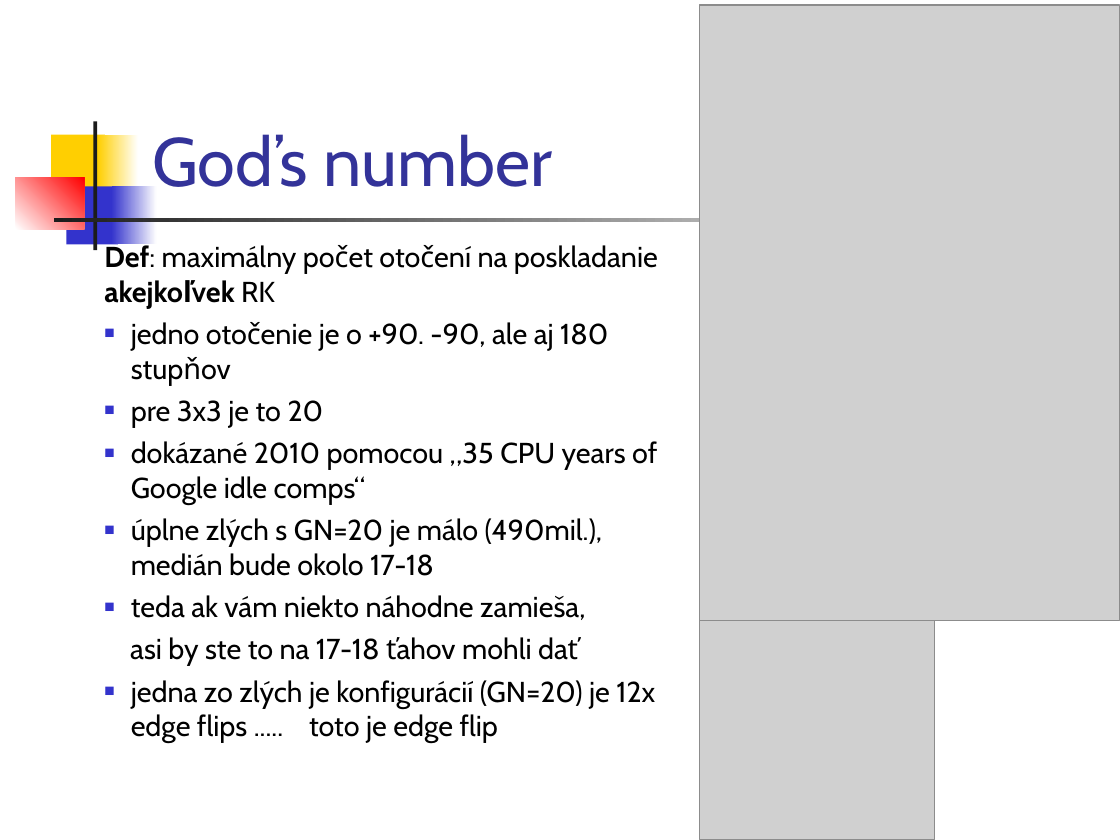
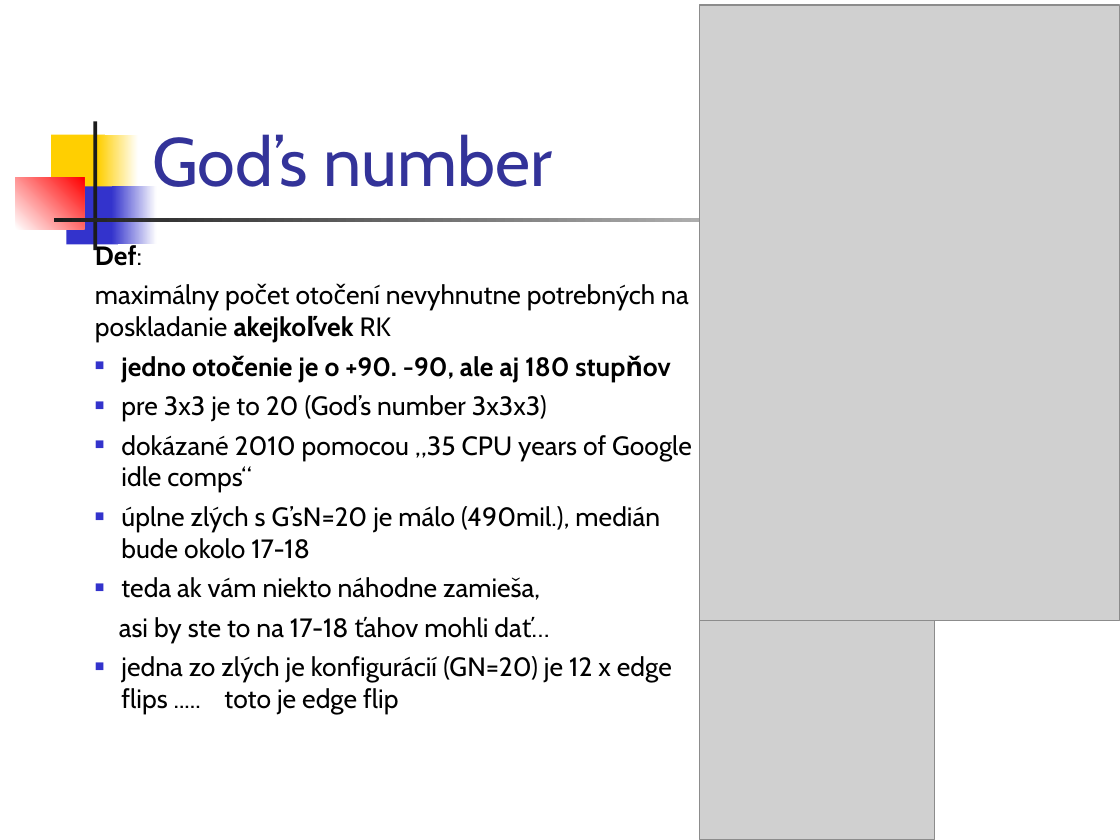
Before and after one commit to paradigmy/Kod, a slide deck: slide 6 of CV09/Rubik.ppt. Drawn at 1120x840 pixels with LibreOffice and Linux fonts; fonts in the diff are those of the drawing; grey boxes stand for pictures. Boxes give left, top, right and bottom in pixels: in the first picture for what was removed or moved away, otherwise in the second. Text is boxed around its words. In the diff, an @@ line names an element or a change of style, - is before the commit and + after.

```diff
--- a/CV09/Rubik.ppt
+++ b/CV09/Rubik.ppt
@@ text "Def:": place and size @@
-text "Def:" at [104,243,658,743]
+text "Def:" at [95,243,692,714]
@@ text at [95,243,688,342]: text changed; size 18.5 to 17 pt @@
-Def: maximálny počet otočení na poskladanie akejkoľvek RK
+Def:
+maximálny počet otočení nevyhnutne potrebných na poskladanie akejkoľvek RK
@@ text at [121,356,692,600]: size 18.5 to 17 pt in "jedno otočenie je o +90. -90, ale ...", "dokázané 2010 pomocou „35 CPU years of ...", "teda ak vám niekto náhodne zamieša,"; bold on in "jedno otočenie je o +90. -90, ale ..." @@
@@ text at [121,395,547,421]: text changed; size 18.5 to 17 pt @@
-■ pre 3x3 je to 20
+■ pre 3x3 je to 20 (God’s number 3x3x3)
@@ text at [121,506,660,559]: text changed; size 18.5 to 17 pt @@
-■ úplne zlých s GN=20 je málo (490mil.), medián bude okolo 17-18
+■ úplne zlých s G’sN=20 je málo (490mil.), medián bude okolo 17-18
@@ text at [119,617,672,714]: text changed; size 18.5 to 17 pt @@
-asi by ste to na 17-18 ťahov mohli dať
-■ jedna zo zlých je konfigurácií (GN=20) je 12x edge flips ..... toto je edge flip
+asi by ste to na 17-18 ťahov mohli dať…
+■ jedna zo zlých je konfigurácií (GN=20) je 12 x edge flips ..... toto je edge flip
```
Also in this commit, not shown: 10 other slides changed, 1 other file.
